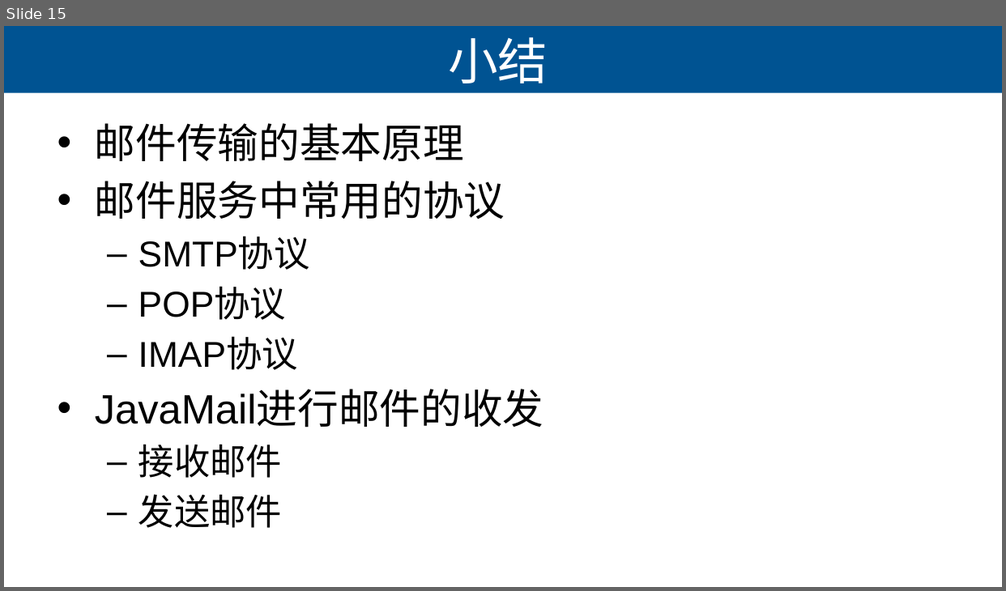
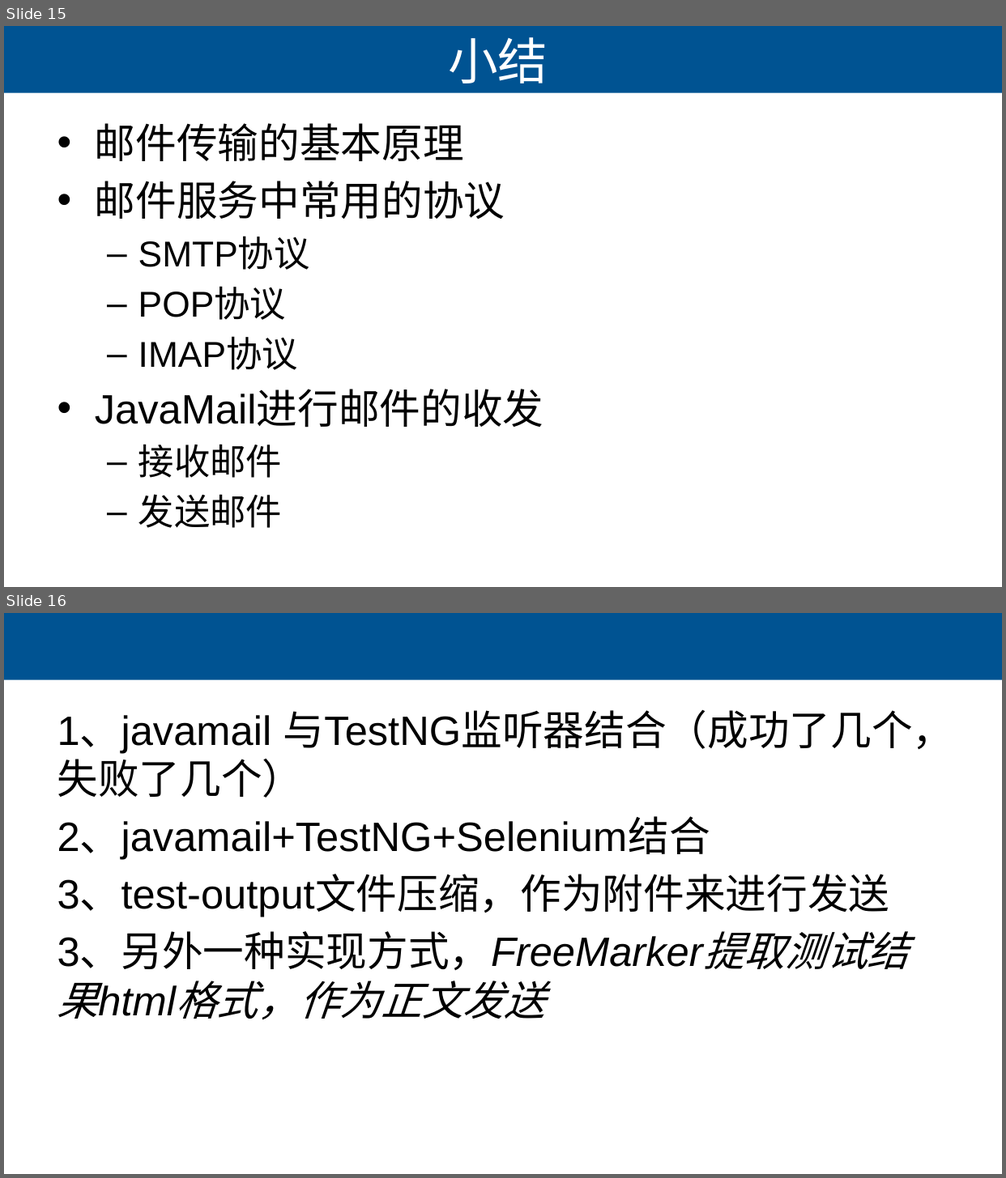
Before and after one commit to lihuanzhen2016/Selenium2019, a slide deck: PPT/14 Java Mail的使用.pptx. Shown one above the other, each under a label of ours: slide 15 before the commit, slides 15 and 16 after it. The pictures are 1006x591 and 1006x1178 pixels, drawn with LibreOffice and Linux fonts; fonts in the diff are those of the drawing. Boxes give left, top, right and bottom in pixels: in the first picture for what was removed or moved away, otherwise in the second. Text is boxed around its words. In the diff, an @@ line names an element or a change of style, - is before the commit and + after.

Commit message:
javamail

```diff
--- a/PPT/14 Java Mail的使用.pptx
+++ b/PPT/14 Java Mail的使用.pptx
@@ slide 16 added at [4,613,1002,1174], background #FFFFFF; not listed: 1 template element that a slide beside it also shows @@
@@ text added at [57,709,954,1020], 29.6 pt, text #000000 @@
+1、javamail 与TestNG监听器结合（成功了几个，失败了几个）
+2、javamail+TestNG+Selenium结合
+3、test-output文件压缩，作为附件来进行发送
+3、另外一种实现方式，FreeMarker提取测试结果html格式，作为正文发送
```
Also in this commit, not shown: 14 other slides changed, 1 other file.
